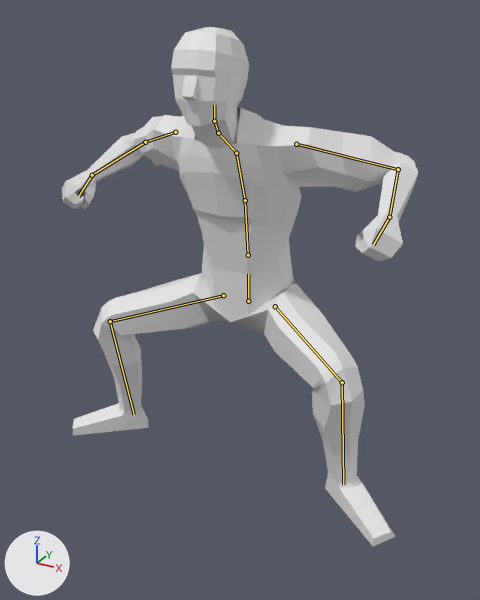
The glTF model godot/IASv1.0/assets/models/character.glb: old version first, new version second.
Camera for both pictures: a 50 mm camera at (1.011, -1.887, 2.174) aimed at (0.076, -0.188, 1.325). The axes (+X, +Y, +Z) are drawn at lower left. The lights are the same throughout. The first picture is the older version. Both versions are drawn at frame 14 of the action 'jump'; the numbers are the values there. The bones that change, and the others that lie on the model, are drawn over the model as lines.

Objects in the first picture: 'Body'.
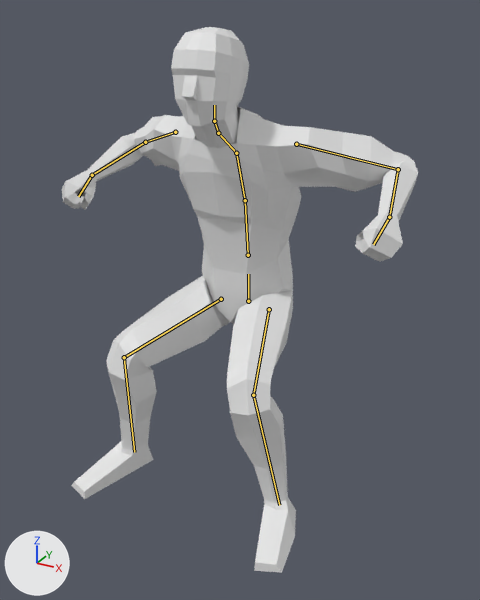
Commit message: 更新: character.glb(含 jump 动画) + player.gd(攻击方向判定注释等) + 人物/马匹 .blend

Location of each change, [x1, y1, x2, y2] in pixels of the pictures (480 x 600 px):
'Body', posed
    before: [62, 27, 418, 546]
    after: [62, 27, 418, 573]
bone 'LeftUpperLeg', root to tip
    before: (275, 306) to (342, 382)
    after: (269, 309) to (253, 395)
bone 'RightUpperLeg', root to tip
    before: (223, 295) to (110, 321)
    after: (221, 299) to (124, 357)

Edits to the bpy script that builds the scene:
```text
Change bone_leftupperleg:
    where bone_leftupperleg = bpy.data.objects['Armature'].pose.bones['LeftUpperLeg']  # child of 'Hips'
    bone_leftupperleg.location: (0.0, 0.0, 0.0) -> (0.031, 0.0, -0.008)
    bone_leftupperleg.rotation_quaternion: (0.708, 0.277, -0.374, -0.531) -> (0.78, 0.092, -0.149, -0.601)  # degrees (54, -14, -81) -> degrees (19, -7, -76)
Change bone_rightupperleg:
    where bone_rightupperleg = bpy.data.objects['Armature'].pose.bones['RightUpperLeg']  # child of 'Hips'
    bone_rightupperleg.location: (0.0, 0.0, 0.0) -> (-0.031, 0.0, -0.008)
    bone_rightupperleg.rotation_quaternion: (0.708, 0.277, 0.374, 0.531) -> (0.78, 0.092, 0.149, 0.601)  # degrees (54, 14, 81) -> degrees (19, 7, 76)
```
